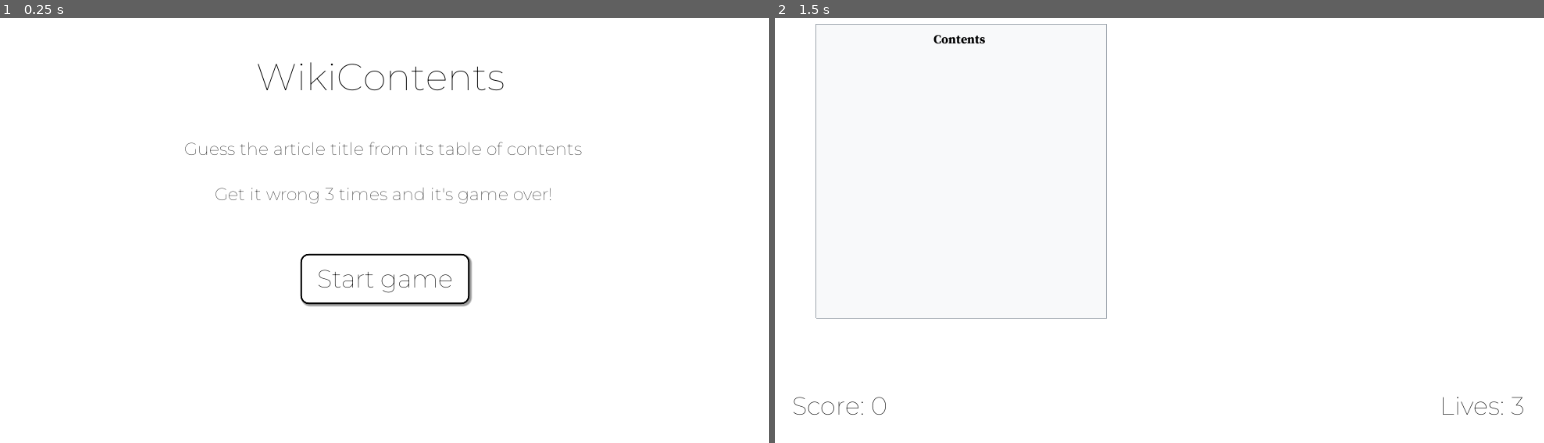
Above: before the commit, frames 1-2 (left to right).
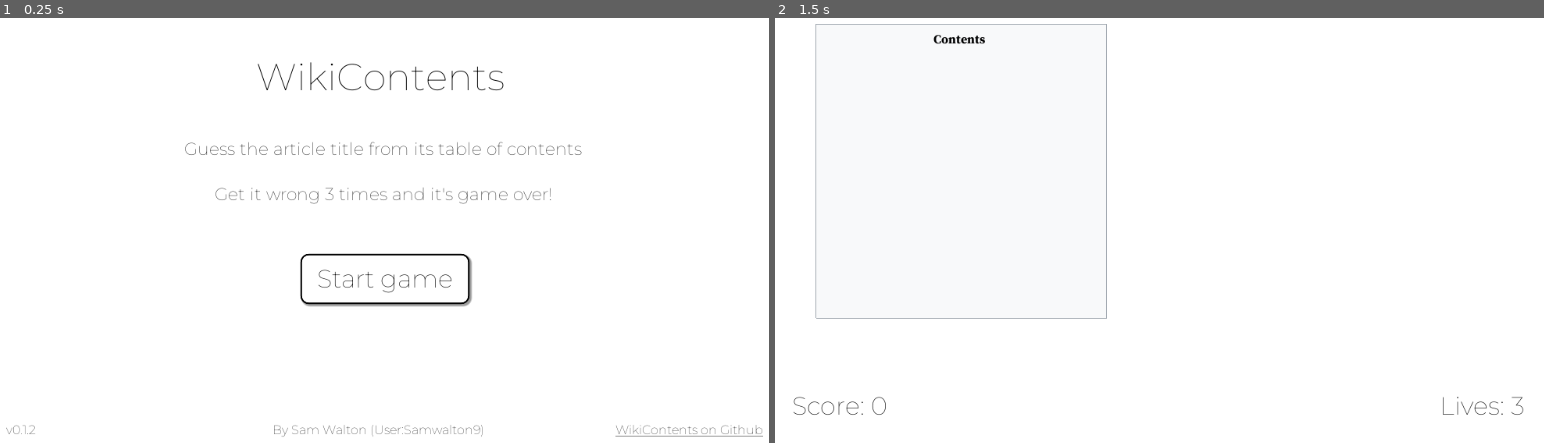
Above: after the commit, the same moments.

Repository: Samwalton9/WikiContents
Game: Godot game, scene res://Menus/MainMenu.tscn
Two runs of this game, one before a commit and one after it. Both use one fixed random seed, a clock stepped at 60 frames per second and the inputs below.
Inputs:
- Up to frame 1 (0.25 s): no input
- Up to frame 2 (1.5 s): click "Start game" at 0.5 s; tap Enter at 1.25 s

The runs differ from the first frame. In frame 1, 0.4% of the frame differs, in the area x 0-100%, y 95-99%; in frame 2, nothing differs.
Error in both runs: Invalid call. Nonexistent function 'keys' in base 'Nil'. (res://Game/Game.gd:56)

Commit message:
Commit presets and fix some anchors

Diff:
--- a/Menus/EndScreen.tscn
+++ b/Menus/EndScreen.tscn
@@ -19,14 +19,10 @@
 margin_bottom = 600.0
 
 [node name="GameOverLabel" type="Label" parent="."]
-anchor_left = 0.5
-anchor_top = 0.5
-anchor_right = 0.5
-anchor_bottom = 0.5
-margin_left = -115.0
-margin_top = -161.0
-margin_right = 107.0
-margin_bottom = -111.0
+margin_left = 397.0
+margin_top = 139.0
+margin_right = 619.0
+margin_bottom = 189.0
 custom_colors/font_color = Color( 0, 0, 0, 1 )
 custom_fonts/font = SubResource( 1 )
 text = "Game over!"
@@ -46,14 +42,10 @@
 custom_colors/font_color = Color( 0, 0, 0, 1 )
 
 [node name="RestartButton" type="Button" parent="."]
-anchor_left = 0.5
-anchor_top = 0.5
-anchor_right = 0.5
-anchor_bottom = 0.5
-margin_left = -75.0
-margin_top = 14.0
-margin_right = 75.0
-margin_bottom = 78.0
+margin_left = 437.0
+margin_top = 314.0
+margin_right = 587.0
+margin_bottom = 378.0
 focus_mode = 0
 enabled_focus_mode = 0
 text = "Restart"
--- a/Menus/MainMenu.gd
+++ b/Menus/MainMenu.gd
@@ -12,3 +12,8 @@
 
 func _on_StartButton_button_up():
 	startButton.rect_position -= Vector2(2,2)
+
+
+func _on_Github_meta_clicked(meta):
+	var github_url = "https://github.com/Samwalton9/WikiContents"
+	OS.shell_open(github_url)
--- a/Menus/MainMenu.tscn
+++ b/Menus/MainMenu.tscn
@@ -23,14 +23,10 @@
 margin_bottom = 600.0
 
 [node name="StartButton" type="Button" parent="."]
-anchor_left = 0.5
-anchor_top = 1.0
-anchor_right = 0.5
-anchor_bottom = 1.0
-margin_left = -108.0
-margin_top = -250.0
-margin_right = 108.0
-margin_bottom = -186.0
+margin_left = 404.0
+margin_top = 350.0
+margin_right = 620.0
+margin_bottom = 414.0
 focus_mode = 0
 text = "Start game"
 
@@ -56,6 +52,31 @@
 custom_fonts/font = SubResource( 1 )
 text = "WikiContents"
 
+[node name="GameVersion" type="Label" parent="."]
+margin_left = 27.0
+margin_top = 565.0
+margin_right = 67.0
+margin_bottom = 586.0
+text = "v0.1.2"
+
+[node name="Github" type="RichTextLabel" parent="."]
+margin_left = 807.0
+margin_top = 565.0
+margin_right = 1002.0
+margin_bottom = 586.0
+bbcode_enabled = true
+bbcode_text = "[url]WikiContents on Github[/url]"
+text = "WikiContents on Github"
+scroll_active = false
+
+[node name="Label2" type="Label" parent="."]
+margin_left = 368.0
+margin_top = 565.0
+margin_right = 639.0
+margin_bottom = 586.0
+text = "By Sam Walton (User:Samwalton9)"
+
 [connection signal="button_down" from="StartButton" to="." method="_on_StartButton_button_down"]
 [connection signal="button_up" from="StartButton" to="." method="_on_StartButton_button_up"]
 [connection signal="pressed" from="StartButton" to="." method="_on_StartButton_pressed"]
+[connection signal="meta_clicked" from="Github" to="." method="_on_Github_meta_clicked"]
Not shown, changed: export_presets.cfg
